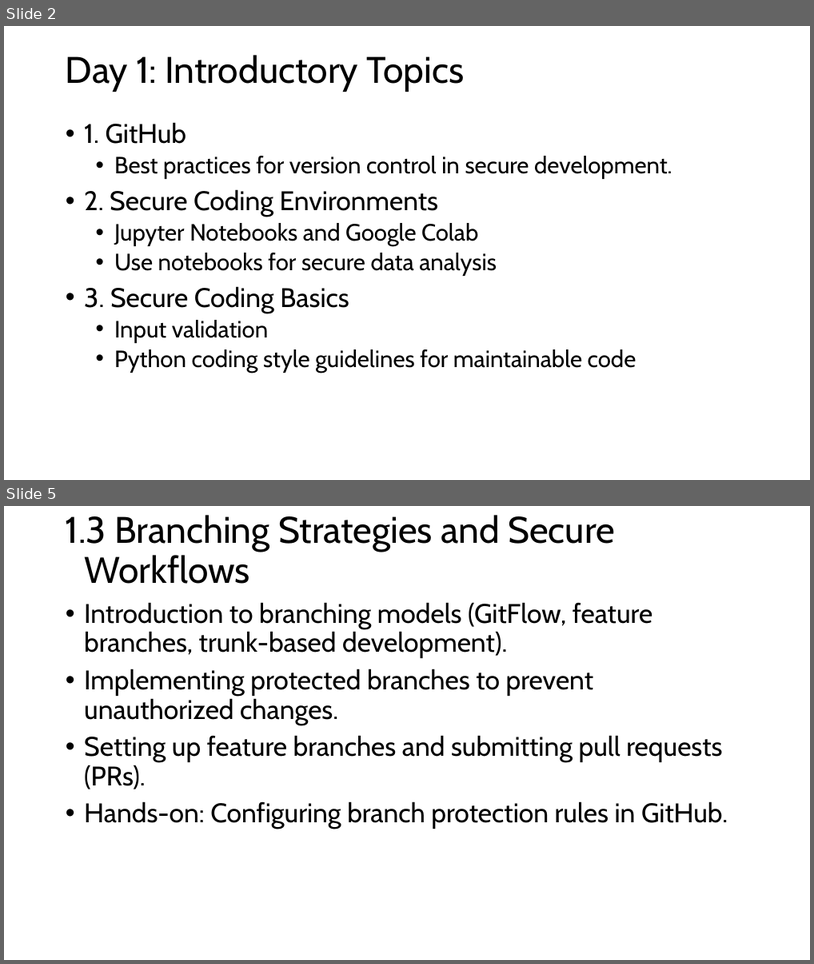
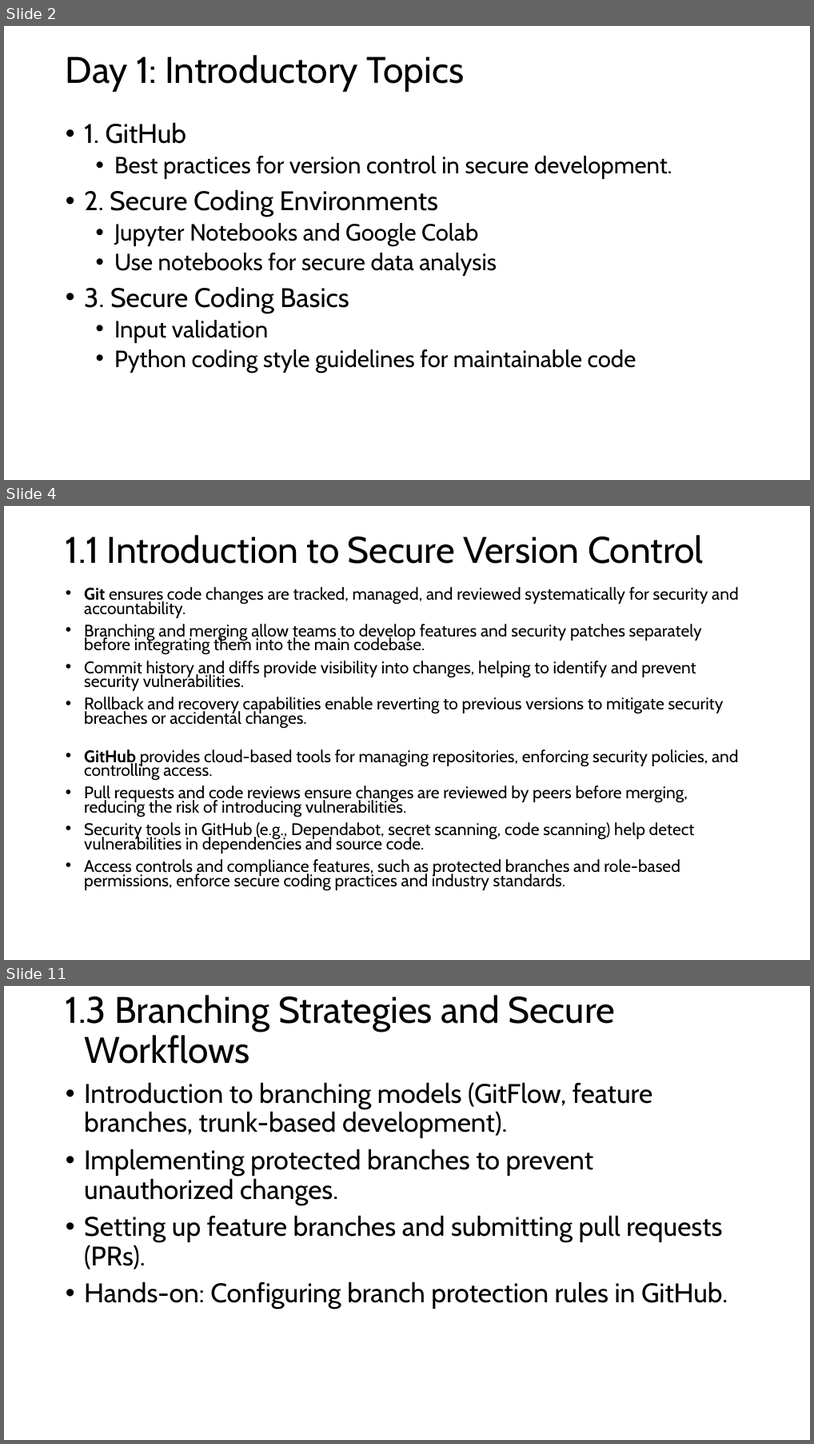
Before and after one commit to FSCJ-FacultyDev/SWC-Columbus-2025, a slide deck: Slides-Day1.pptx. Shown one above the other, each under a label of ours: slides 2 and 5 before the commit, slides 2, 4 and 11 after it; the slides between them are not shown. The pictures are 814x964 and 814x1444 pixels, drawn with LibreOffice and Linux fonts; fonts in the diff are those of the drawing. Boxes give left, top, right and bottom in pixels: in the first picture for what was removed or moved away, otherwise in the second. Text is boxed around its words. In the diff, an @@ line names an element or a change of style, - is before the commit and + after.

```diff
--- a/Slides-Day1.pptx
+++ b/Slides-Day1.pptx
@@ slide 4 added at (4, 506, 810, 960), background #FFFFFF @@
@@ title added at (66, 535, 704, 564), 44 pt, text #000000 @@
+1.1 Introduction to Secure Version Control
@@ text added at (84, 587, 739, 891), 20 pt, text #000000 @@
+• Git ensures code changes are tracked, managed, and reviewed systematically for security and accountability.
+• Branching and merging allow teams to develop features and security patches separately before integrating them into the main codebase.
+• Commit history and diffs provide visibility into changes, helping to identify and prevent security vulnerabilities.
+• Rollback and recovery capabilities enable reverting to previous versions to mitigate security breaches or accidental changes.
+• GitHub provides cloud-based tools for managing repositories, enforcing security policies, and controlling access.
+• Pull requests and code reviews ensure changes are reviewed by peers before merging, reducing the risk of introducing vulnerabilities.
+• Security tools in GitHub (e.g., Dependabot, secret scanning, code scanning) help detect vulnerabilities in dependencies and source code.
+• Access controls and compliance features, such as protected branches and role-based permissions, enforce secure coding practices and industry standards.
@@ what was slide 5 is now slide 11 @@
```
Also in this commit, not shown: 3 slides changed, 5 other slides added.
